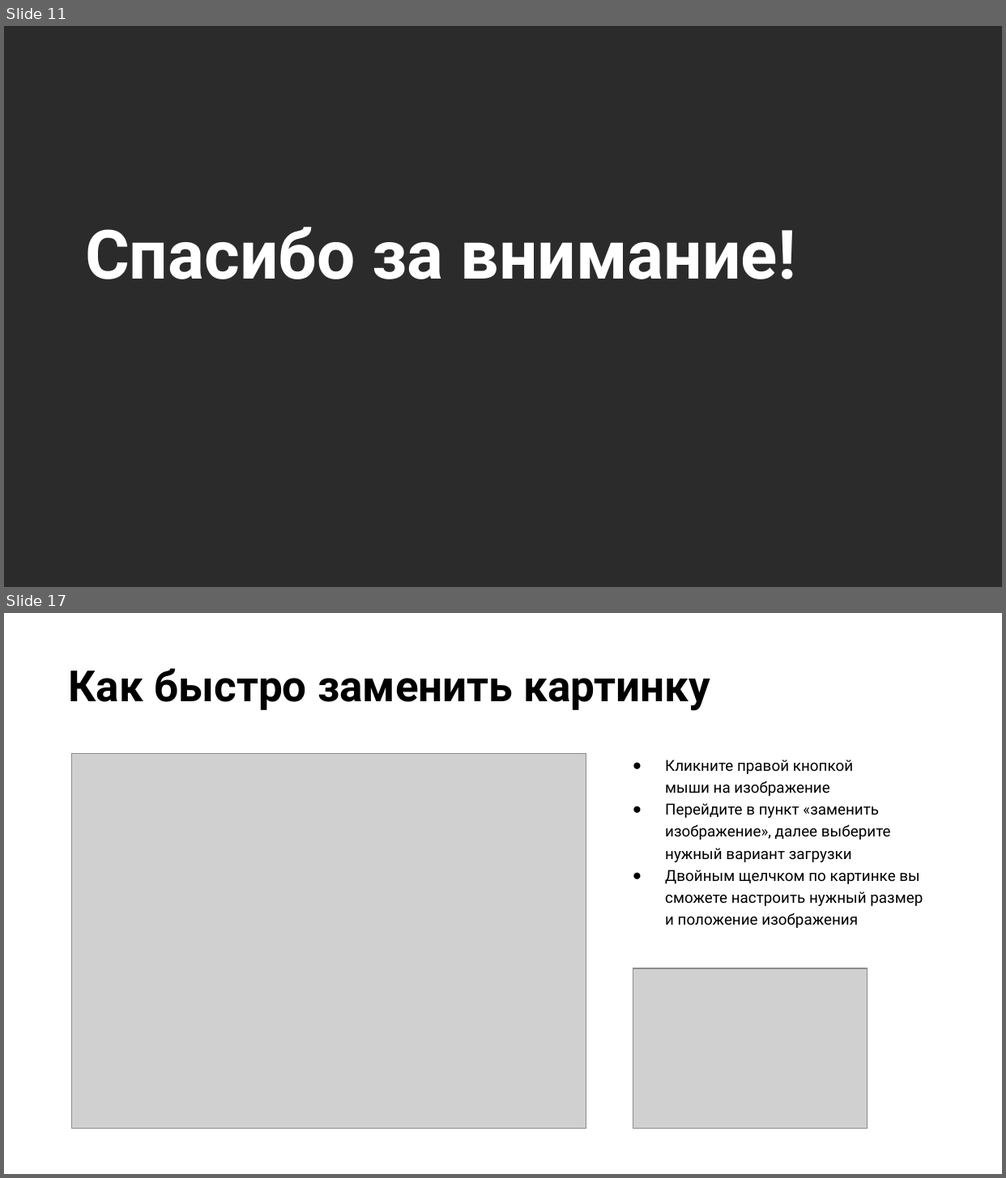
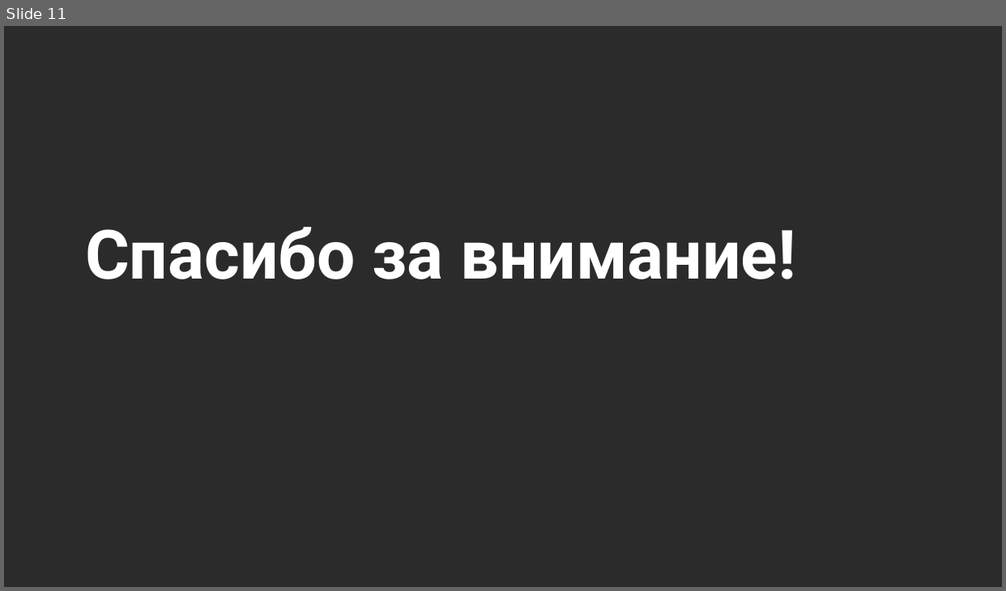
Before and after one commit to pssukhotyu/otus, a slide deck: project/Презентация.pptx. Shown one above the other, each under a label of ours: slides 11 and 17 before the commit, slide 11 after it; the slides between them are not shown. The pictures are 1006x1178 and 1006x591 pixels, drawn with LibreOffice and Linux fonts; fonts in the diff are those of the drawing; grey boxes stand for pictures; background and template pictures are left out; a plain dark background stands for a picture behind light text. Boxes give left, top, right and bottom in pixels: in the first picture for what was removed or moved away, otherwise in the second. Text is boxed around its words. In the diff, an @@ line names an element or a change of style, - is before the commit and + after.

```diff
--- a/project/Презентация.pptx
+++ b/project/Презентация.pptx
@@ slide 17 removed at box(4, 613, 1002, 1174), background picture (left out) @@
@@ title removed at box(69, 668, 711, 711) @@
-Как быстро заменить картинку
@@ picture removed at box(72, 754, 586, 1128) @@
@@ subtitle removed at box(665, 760, 923, 928) @@
-● Кликните правой кнопкой
-мыши на изображение
-● Перейдите в пункт «заменить изображение», далее выберите
-нужный вариант загрузки
-● Двойным щелчком по картинке вы сможете настроить нужный размер
-и положение изображения
@@ picture removed at box(633, 969, 867, 1128) @@
```
Also in this commit, not shown: 1 slide changed, 1 slide added, 7 other slides removed, 3 other files.
